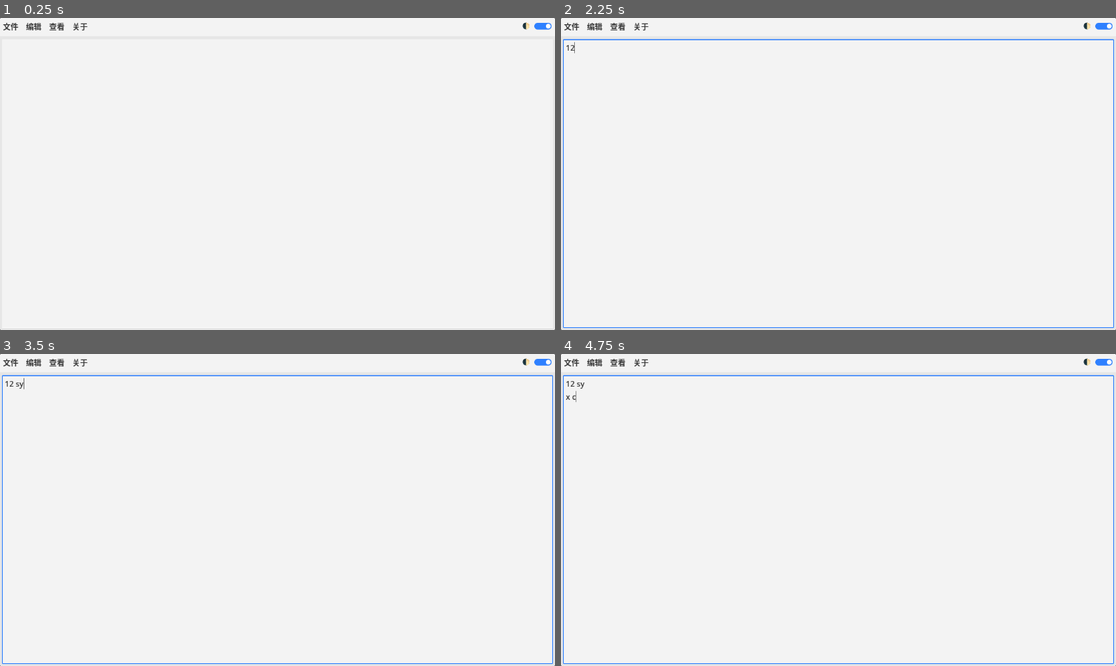
Above: before the commit, frames 1-4 (two rows, left to right).
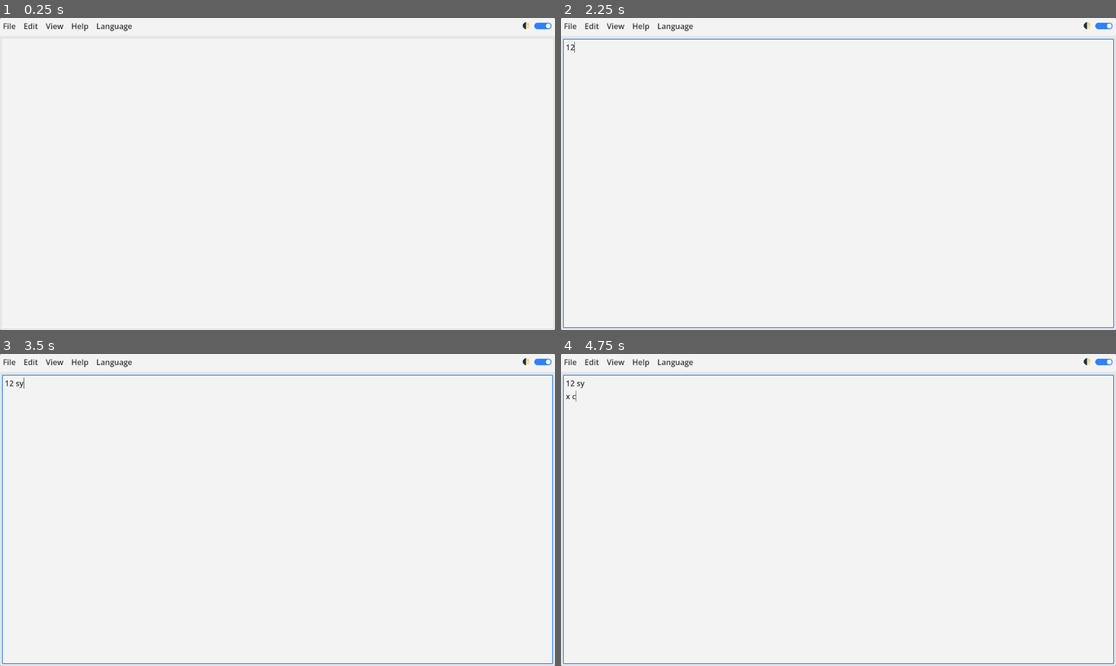
Above: after the commit, the same moments.

Repository: BrotherShort/GotePad
Game: Godot game, scene res://main.tscn
The game is run twice, just before and just after one commit, with the same random seed, the same clock (stepped at 60 frames per second) and the same inputs.
Inputs (mouse positions are in pixels of both pictures, inside the frame that each line leads up to):
- Up to frame 1 (0.25 s): no input
- Up to frame 2 (2.25 s): click (838, 183) at 0.52 s; type "12" at 0.6 s; click "🌓" at 1.25 s; tap Enter at 2 s; move the mouse to (960, 158) at 2.02 s; tap Z at 2.1 s; click (960, 158) at 2.17 s
- Up to frame 3 (3.5 s): tap Space at 2.75 s; move the mouse to (166, 525) at 2.77 s; hold S from 2.78 s (still down); tap Y at 2.85 s
- Up to frame 4 (4.75 s): tap Enter at 3.5 s; move the mouse to (894, 441) at 3.52 s; release S at 3.53 s; tap X at 3.6 s; tap Space at 4.25 s; move the mouse to (810, 572) at 4.27 s; tap C at 4.35 s; click (810, 572) at 4.42 s

The runs differ from the first frame. In frame 1, 0.3% of the frame differs, in the area x 0-100%, y 1-5%; in frame 2, 0.8%; in frame 3, 0.8%; in frame 4, 0.8%, in the area x 0-100%, y 1-16%.

Commit message:
Update L10n

Diff:
--- a/main.tscn
+++ b/main.tscn
@@ -116,6 +116,16 @@
 item_0/id = 0
 script = ExtResource("6_0v28x")
 
+[node name="LanguageMenu" type="PopupMenu" parent="VBoxContainer/HBoxContainer/MenuBar" unique_id=2123456789]
+title = "语言"
+item_count = 2
+item_0/text = "中文"
+item_0/checkable = 1
+item_0/id = 0
+item_1/text = "English"
+item_1/checkable = 1
+item_1/id = 1
+
 [node name="HBoxContainer" type="HBoxContainer" parent="VBoxContainer/HBoxContainer" unique_id=227709907]
 layout_mode = 2
 size_flags_horizontal = 3
--- a/scripts/main.gd
+++ b/scripts/main.gd
@@ -8,17 +8,132 @@
 ## Last window title
 var _last_title: String = ""
 
+var _current_language: String = "zh_CN"
+
 @onready var _gote_edit: GoteEdit = $%GoteEdit
+@onready var _file_menu: PopupMenu = $VBoxContainer/HBoxContainer/MenuBar/FileMenu
+@onready var _edit_menu: PopupMenu = $VBoxContainer/HBoxContainer/MenuBar/EditMenu
+@onready var _view_menu: PopupMenu = $VBoxContainer/HBoxContainer/MenuBar/ViewMenu
+@onready var _help_menu: PopupMenu = $VBoxContainer/HBoxContainer/MenuBar/HelpMenu
+@onready var _language_menu: PopupMenu = $VBoxContainer/HBoxContainer/MenuBar/LanguageMenu
+@onready var _about_window: Window = $AboutWindow
+@onready var _about_label: Label = $AboutWindow/Label2
+@onready var _about_credits: Label = $AboutWindow/Label3
+@onready var _search_text_edit: LineEdit = $VBoxContainer/TabContainer/GoteEdit/FindReplaceBar/BgContainer1/BgContainer2/HBoxContainer/SearchText
+@onready var _replace_text_edit: LineEdit = $VBoxContainer/TabContainer/GoteEdit/FindReplaceBar/BgContainer1/BgContainer2/HBoxContainer/ReplaceText
+@onready var _case_sensitive: CheckBox = $VBoxContainer/TabContainer/GoteEdit/FindReplaceBar/BgContainer1/BgContainer2/HBoxContainer/ButtonContainer/SearchButtonContainer/CaseSensitive
+@onready var _replace_button: Button = $VBoxContainer/TabContainer/GoteEdit/FindReplaceBar/BgContainer1/BgContainer2/HBoxContainer/ButtonContainer/ReplaceButtonContainer/Replace
+@onready var _replace_all_button: Button = $VBoxContainer/TabContainer/GoteEdit/FindReplaceBar/BgContainer1/BgContainer2/HBoxContainer/ButtonContainer/ReplaceButtonContainer/ReplaceAll
+@onready var _open_file_dialog: FileDialog = $VBoxContainer/TabContainer/GoteEdit/Dialogs/OpenFileDialog
+@onready var _save_file_dialog: FileDialog = $VBoxContainer/TabContainer/GoteEdit/Dialogs/SaveFileDialog
+@onready var _unsaved_dialog: Window = $VBoxContainer/TabContainer/GoteEdit/Dialogs/UnsavedDialog
+@onready var _unsaved_label: Label = $VBoxContainer/TabContainer/GoteEdit/Dialogs/UnsavedDialog/Label
+@onready var _unsaved_button_save: Button = $VBoxContainer/TabContainer/GoteEdit/Dialogs/UnsavedDialog/UnsavedDialogButtonSave
+@onready var _unsaved_button_do_not_save: Button = $VBoxContainer/TabContainer/GoteEdit/Dialogs/UnsavedDialog/UnsavedDialogButtonDoNotSave
+@onready var _unsaved_button_cancel: Button = $VBoxContainer/TabContainer/GoteEdit/Dialogs/UnsavedDialog/UnsavedDialogButtonCancel
+
+const TRANSLATIONS: Dictionary = {
+	"zh_CN": {
+		"menu_file": "文件",
+		"menu_edit": "编辑",
+		"menu_view": "查看",
+		"menu_help": "帮助",
+		"menu_language": "语言",
+		"file_new": "新建",
+		"file_open": "打开",
+		"file_save": "保存",
+		"file_save_as": "保存为",
+		"edit_undo": "撤销",
+		"edit_redo": "重做",
+		"edit_cut": "剪切",
+		"edit_copy": "复制",
+		"edit_paste": "粘贴",
+		"edit_select_all": "全选",
+		"edit_find": "查找",
+		"edit_replace": "替换",
+		"view_zoom_in": "放大",
+		"view_zoom_out": "缩小",
+		"view_zoom_reset": "默认缩放",
+		"view_word_wrap": "自动换行",
+		"view_show_line_numbers": "显示行号",
+		"menu_about": "关于",
+		"language_zh": "中文",
+		"language_en": "English",
+		"open_file_dialog_title": "打开文件",
+		"open_file_dialog_ok": "打开",
+		"save_file_dialog_title": "保存文件",
+		"save_file_dialog_ok": "保存",
+		"unsaved_warning_title": "未保存提示",
+		"unsaved_warning_label": "文档存在未保存的修改，\n是否要保存对文档的修改？",
+		"unsaved_save": "保存",
+		"unsaved_discard": "不保存",
+		"unsaved_cancel": "取消",
+		"placeholder_search": "查找",
+		"placeholder_replace": "替换",
+		"case_sensitive": "区分大小写",
+		"replace": "替换",
+		"replace_all": "替换全部",
+		"untitled": "未命名",
+		"about_text_line": "by 摄思工作室\nmade with Godot",
+		"about_credits": "第三方资源："
+	},
+	"en": {
+		"menu_file": "File",
+		"menu_edit": "Edit",
+		"menu_view": "View",
+		"menu_help": "Help",
+		"menu_language": "Language",
+		"file_new": "New",
+		"file_open": "Open",
+		"file_save": "Save",
+		"file_save_as": "Save As",
+		"edit_undo": "Undo",
+		"edit_redo": "Redo",
+		"edit_cut": "Cut",
+		"edit_copy": "Copy",
+		"edit_paste": "Paste",
+		"edit_select_all": "Select All",
+		"edit_find": "Find",
+		"edit_replace": "Replace",
+		"view_zoom_in": "Zoom In",
+		"view_zoom_out": "Zoom Out",
+		"view_zoom_reset": "Reset Zoom",
+		"view_word_wrap": "Word Wrap",
+		"view_show_line_numbers": "Show Line Numbers",
+		"menu_about": "About",
+		"language_zh": "中文",
+		"language_en": "English",
+		"open_file_dialog_title": "Open a File",
+		"open_file_dialog_ok": "Open",
+		"save_file_dialog_title": "Save a File",
+		"save_file_dialog_ok": "Save",
+		"unsaved_warning_title": "Unsaved Changes",
+		"unsaved_warning_label": "The document has unsaved changes.\nDo you want to save them?",
+		"unsaved_save": "Save",
+		"unsaved_discard": "Don't Save",
+		"unsaved_cancel": "Cancel",
+		"placeholder_search": "Search",
+		"placeholder_replace": "Replace",
+		"case_sensitive": "Match case",
+		"replace": "Replace",
+		"replace_all": "Replace All",
+		"untitled": "Untitled",
+		"about_text_line": "by Gote Studio\nmade with Godot",
+		"about_credits": "Third-party resources:"
+	}
+}
 
 func _ready():
 	_name = ProjectSettings.get_setting("application/config/name") as String
 	_gote_edit.use_native_dialog = true
 	_gote_edit.file_filters = ["*.txt"]
 	get_tree().set_auto_accept_quit(false)
+	_language_menu.id_pressed.connect(_on_language_menu_id_pressed)
+	set_language(_detect_default_language())
 
 
 func _process(_delta: float):
-	var title: String = _gote_edit.formatted_title(_name)
+	var title: String = _get_window_title()
 	if title != _last_title:
 		DisplayServer.window_set_title(title)
 		_last_title = title
@@ -28,3 +143,101 @@
 	match what:
 		NOTIFICATION_WM_CLOSE_REQUEST:
 			_gote_edit.unsaved_check(func(): get_tree().quit())
+
+
+func _detect_default_language() -> String:
+	var locale: String = OS.get_locale().to_lower()
+	if locale.begins_with("zh"):
+		return "zh_CN"
+	return "en"
+
+
+func set_language(language: String) -> void:
+	if not TRANSLATIONS.has(language):
+		language = "en"
+	_current_language = language
+	_update_language_menu_states()
+	_apply_language()
+
+
+func _translate(key: String) -> String:
+	return TRANSLATIONS.get(_current_language, {}).get(key, key)
+
+
+func _apply_language() -> void:
+	_file_menu.title = _translate("menu_file")
+	_file_menu.set_item_text(0, _translate("file_new"))
+	_file_menu.set_item_text(1, _translate("file_open"))
+	_file_menu.set_item_text(2, _translate("file_save"))
+	_file_menu.set_item_text(3, _translate("file_save_as"))
+
+	_edit_menu.title = _translate("menu_edit")
+	_edit_menu.set_item_text(0, _translate("edit_undo"))
+	_edit_menu.set_item_text(1, _translate("edit_redo"))
+	_edit_menu.set_item_text(3, _translate("edit_cut"))
+	_edit_menu.set_item_text(4, _translate("edit_copy"))
+	_edit_menu.set_item_text(5, _translate("edit_paste"))
+	_edit_menu.set_item_text(7, _translate("edit_select_all"))
+	_edit_menu.set_item_text(9, _translate("edit_find"))
+	_edit_menu.set_item_text(10, _translate("edit_replace"))
+
+	_view_menu.title = _translate("menu_view")
+	_view_menu.set_item_text(0, _translate("view_zoom_in"))
+	_view_menu.set_item_text(1, _translate("view_zoom_out"))
+	_view_menu.set_item_text(2, _translate("view_zoom_reset"))
+	_view_menu.set_item_text(4, _translate("view_word_wrap"))
+	_view_menu.set_item_text(5, _translate("view_show_line_numbers"))
+
+	_help_menu.title = _translate("menu_help")
+	_help_menu.set_item_text(0, _translate("menu_about"))
+
+	_language_menu.title = _translate("menu_language")
+	_language_menu.set_item_text(0, _translate("language_zh"))
+	_language_menu.set_item_text(1, _translate("language_en"))
+
+	_about_window.title = _translate("menu_about")
+	_about_label.text = _translate("about_text_line")
+	_about_credits.text = _translate("about_credits")
+
+	_open_file_dialog.title = _translate("open_file_dialog_title")
+	_open_file_dialog.ok_button_text = _translate("open_file_dialog_ok")
+	_save_file_dialog.title = _translate("save_file_dialog_title")
+	_save_file_dialog.ok_button_text = _translate("save_file_dialog_ok")
+
+	_unsaved_dialog.title = _translate("unsaved_warning_title")
+	_unsaved_label.text = _translate("unsaved_warning_label")
+	_unsaved_button_save.text = _translate("unsaved_save")
+	_unsaved_button_do_not_save.text = _translate("unsaved_discard")
+	_unsaved_button_cancel.text = _translate("unsaved_cancel")
+
+	# _search_text_edit.placeholder_text = _translate("placeholder_search")
+	# _replace_text_edit.placeholder_text = _translate("placeholder_replace")
+	_case_sensitive.text = _translate("case_sensitive")
+	_replace_button.text = _translate("replace")
+	_replace_all_button.text = _translate("replace_all")
+
+
+func _get_window_title() -> String:
+	var file_name: String
+	if _gote_edit.file_path != "":
+		file_name = _gote_edit.file_path.get_file()
+	else:
+		file_name = _translate("untitled")
+	var title: String = file_name
+	if _gote_edit.is_unsaved:
+		title += "*"
+	title += " - " + _name
+	return title
+
+
+func _on_language_menu_id_pressed(id: int) -> void:
+	match id:
+		0:
+			set_language("zh_CN")
+		1:
+			set_language("en")
+
+
+func _update_language_menu_states() -> void:
+	_language_menu.set_item_checked(0, _current_language == "zh_CN")
+	_language_menu.set_item_checked(1, _current_language == "en")
